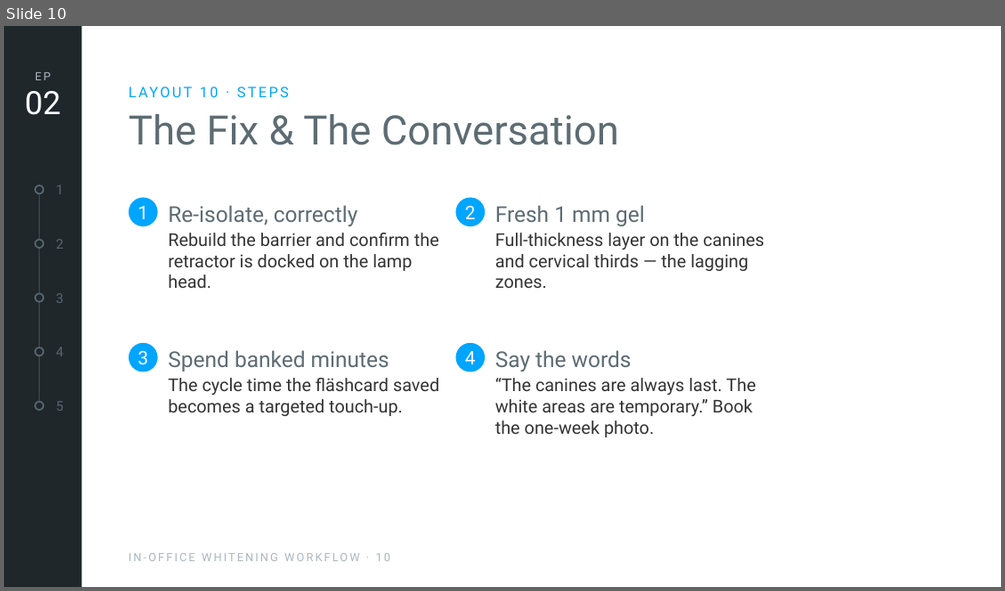
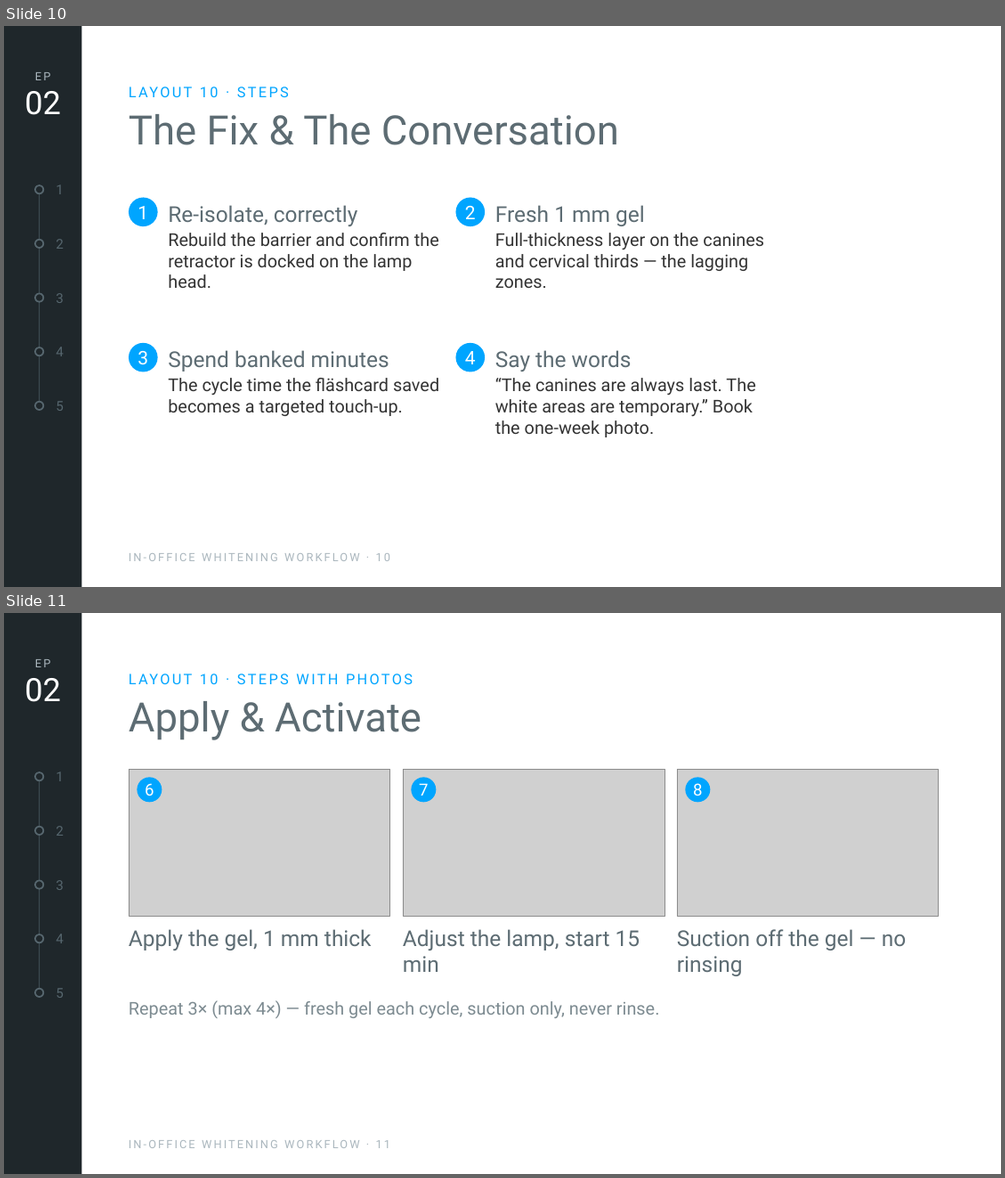
Before and after one commit to grafitecture/flaeshcampus, a slide deck: skill/flaesh-campus/assets/template/flaesh-campus-template.pptx. Shown one above the other, each under a label of ours: slide 10 before the commit, slides 10 and 11 after it. The pictures are 1005x591 and 1005x1178 pixels, drawn with LibreOffice and Linux fonts; fonts in the diff are those of the drawing; grey boxes stand for pictures; background and template pictures are left out. Boxes give left, top, right and bottom in pixels: in the first picture for what was removed or moved away, otherwise in the second. Text is boxed around its words. In the diff, an @@ line names an element or a change of style, - is before the commit and + after.

```diff
--- a/skill/flaesh-campus/assets/template/flaesh-campus-template.pptx
+++ b/skill/flaesh-campus/assets/template/flaesh-campus-template.pptx
@@ slide 11 added at (4,613,1001,1174), background #FFFFFF; not listed: 2 template elements that a slide beside it also shows @@
@@ text added at (24,678,61,702), 31 pt, text #FFFFFF @@
+02
@@ text added at (129,670,908,690), 14 pt, text #00A5FF @@
+LAYOUT 10 · STEPS WITH PHOTOS
@@ title added at (129,701,421,740), 39 pt, text #5D6C73 @@
+Apply & Activate
@@ ellipse added at (35,772,44,780), fill #1F272B, outline #56666E 1.5 pt @@
@@ text added at (56,772,64,781), 13 pt, text #56666E @@
+1
@@ picture added at (129,769,390,916) @@
@@ picture added at (403,769,664,916) @@
@@ picture added at (677,769,938,916) @@
@@ rectangle added at (39,777,40,993), fill #3D4B52 @@
@@ ellipse added at (138,777,162,802), fill #00A5FF, 16 pt, text #FFFFFF @@
+6
@@ ellipse added at (411,777,436,802), fill #00A5FF, 16 pt, text #FFFFFF @@
+7
@@ ellipse added at (685,777,710,802), fill #00A5FF, 16 pt, text #FFFFFF @@
+8
@@ ellipse added at (35,826,44,835), fill #1F272B, outline #56666E 1.5 pt @@
@@ text added at (56,826,64,835), 13 pt, text #56666E @@
+2
@@ ellipse added at (35,881,44,889), fill #1F272B, outline #56666E 1.5 pt @@
@@ text added at (56,880,64,890), 13 pt, text #56666E @@
+3
@@ text added at (129,929,372,950), 21 pt, text #5D6C73 @@
+Apply the gel, 1 mm thick
@@ text added at (403,929,640,972), 21 pt, text #5D6C73 @@
+Adjust the lamp, start 15 min
@@ text added at (677,929,906,976), 21 pt, text #5D6C73 @@
+Suction off the gel — no rinsing
@@ ellipse added at (35,934,44,943), fill #1F272B, outline #56666E 1.5 pt @@
@@ text added at (56,933,64,943), 13 pt, text #56666E @@
+4
@@ ellipse added at (35,989,44,997), fill #1F272B, outline #56666E 1.5 pt @@
@@ text added at (56,988,64,997), 13 pt, text #56666E @@
+5
@@ text added at (129,1000,660,1018), 17 pt, text #7D8B91 @@
+Repeat 3× (max 4×) — fresh gel each cycle, suction only, never rinse.
@@ text added at (129,1140,390,1148), 11 pt, text #ABB7BE @@
+IN-OFFICE WHITENING WORKFLOW · 11
```
Also in this commit, not shown: 9 slides changed, 1 other slide added, 1 slide removed, 28 other files.
